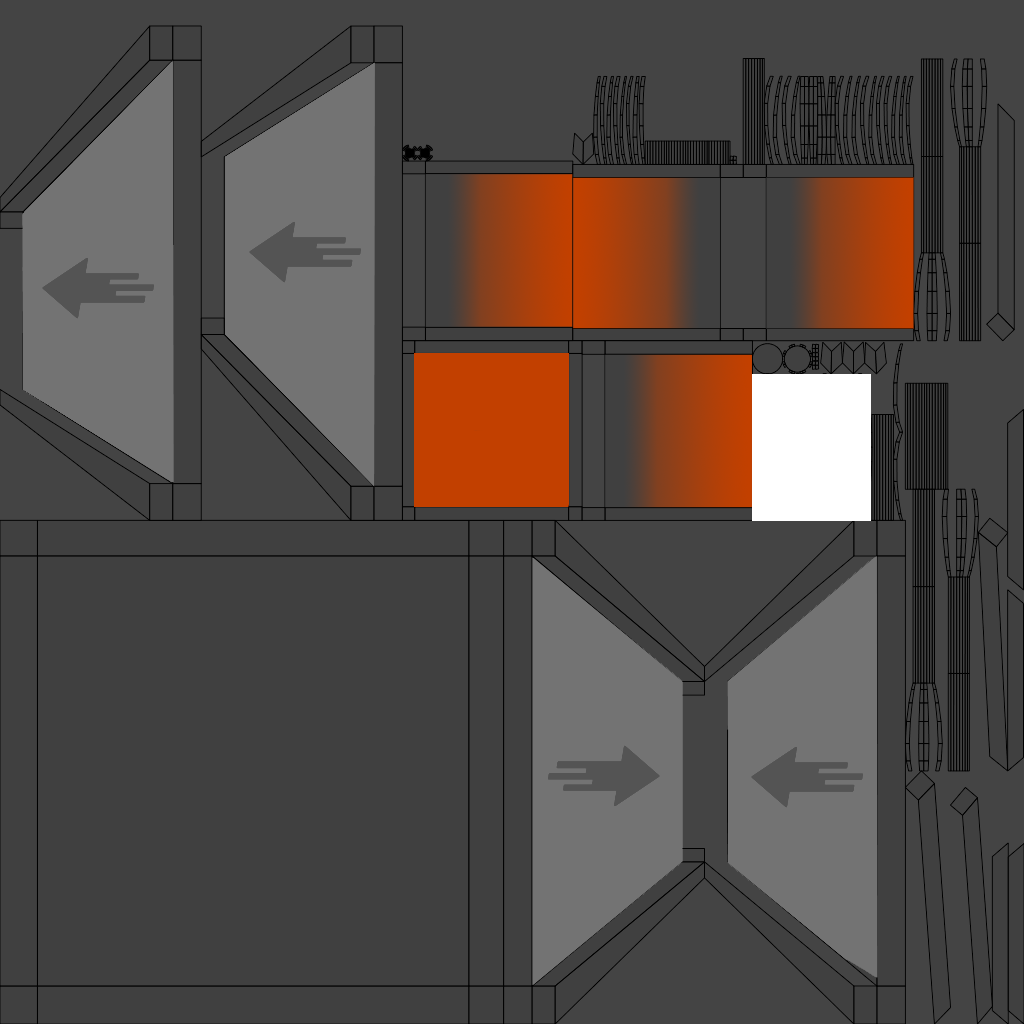
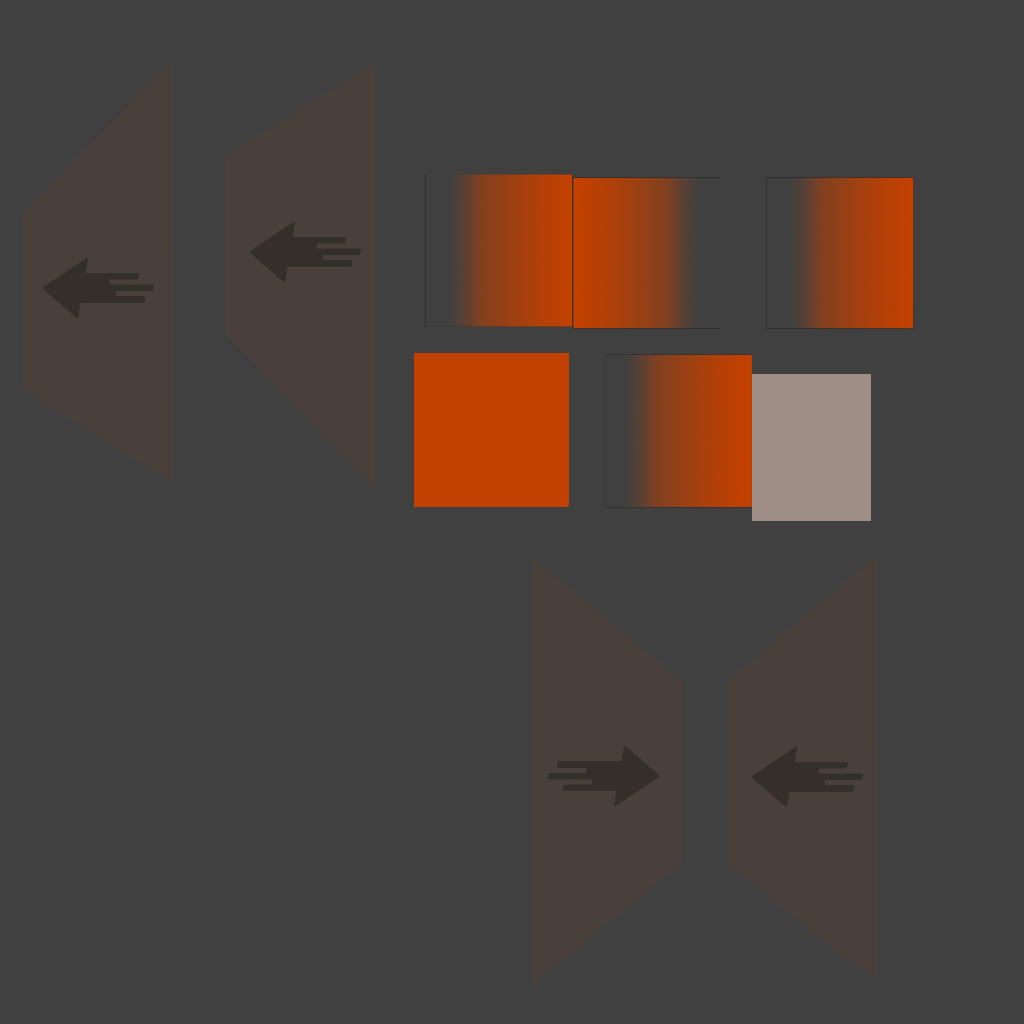
Layers edited between the first and the second w=1024, h=1024 image:
painted on "Layer 2" over [22,62,878,985]
added layer "Layer 4" above "Layer 5" over [425,174,914,508]
added layer "Layer 5" above "Layer 3" over [0,0,1024,1024]
